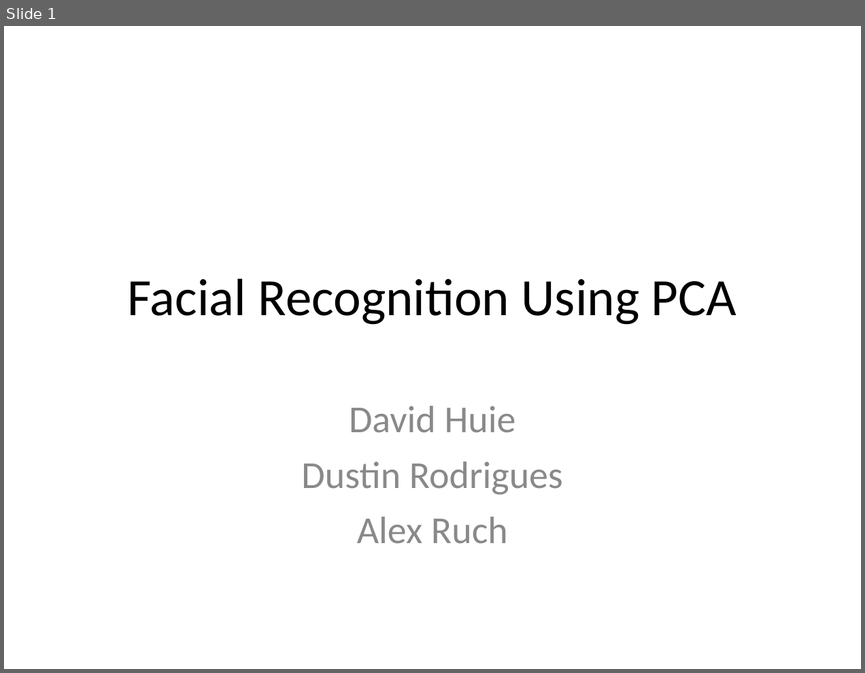
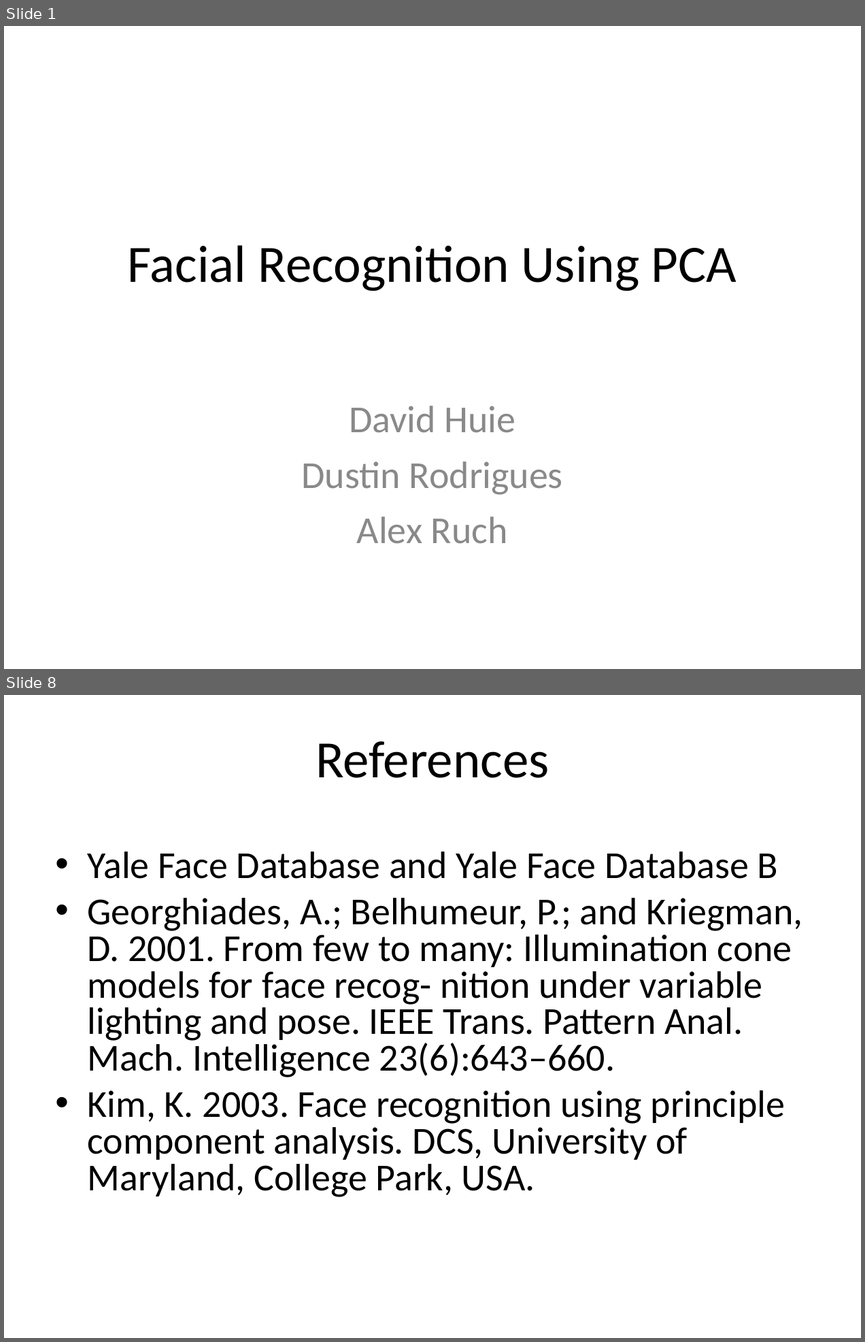
Before and after one commit to DavidHuie/cs151-eigenfaces, a slide deck: presentation/HRR_presentation.ppt. Shown one above the other, each under a label of ours: slide 1 before the commit, slides 1 and 8 after it; the slides between them are not shown. The pictures are 865x673 and 865x1342 pixels, drawn with LibreOffice and Linux fonts; fonts in the diff are those of the drawing. Boxes give left, top, right and bottom in pixels: in the first picture for what was removed or moved away, otherwise in the second. Text is boxed around its words. In the diff, an @@ line names an element or a change of style, - is before the commit and + after.

```diff
--- a/presentation/HRR_presentation.ppt
+++ b/presentation/HRR_presentation.ppt
@@ slide 8 added at [4, 695, 861, 1338], background #FFFFFF @@
@@ title added at [315, 741, 549, 778], 44 pt, text #000000 @@
+References
@@ text added at [88, 851, 803, 1197], 32 pt, text #000000 @@
+• Yale Face Database and Yale Face Database B
+• Georghiades, A.; Belhumeur, P.; and Kriegman, D. 2001. From few to many: Illumination cone models for face recog- nition under variable lighting and pose. IEEE Trans. Pattern Anal. Mach. Intelligence 23(6):643–660.
+• Kim, K. 2003. Face recognition using principle component analysis. DCS, University of Maryland, College Park, USA.
@@ slide 1 changed as well @@
@@ title "Facial Recognition Using PCA" at [128, 245, 736, 291]: vertical alignment middle to top @@
```
Also in this commit, not shown: 6 other slides added, 1 slide removed.
